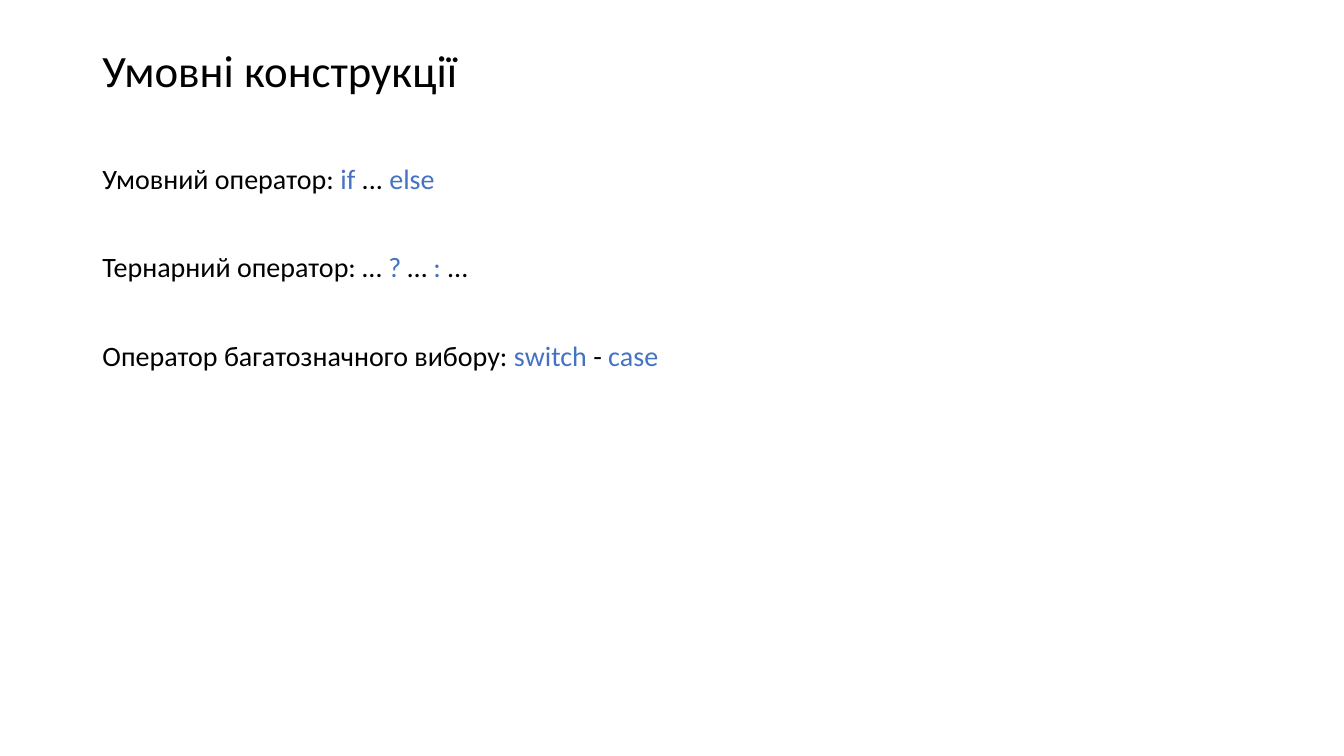
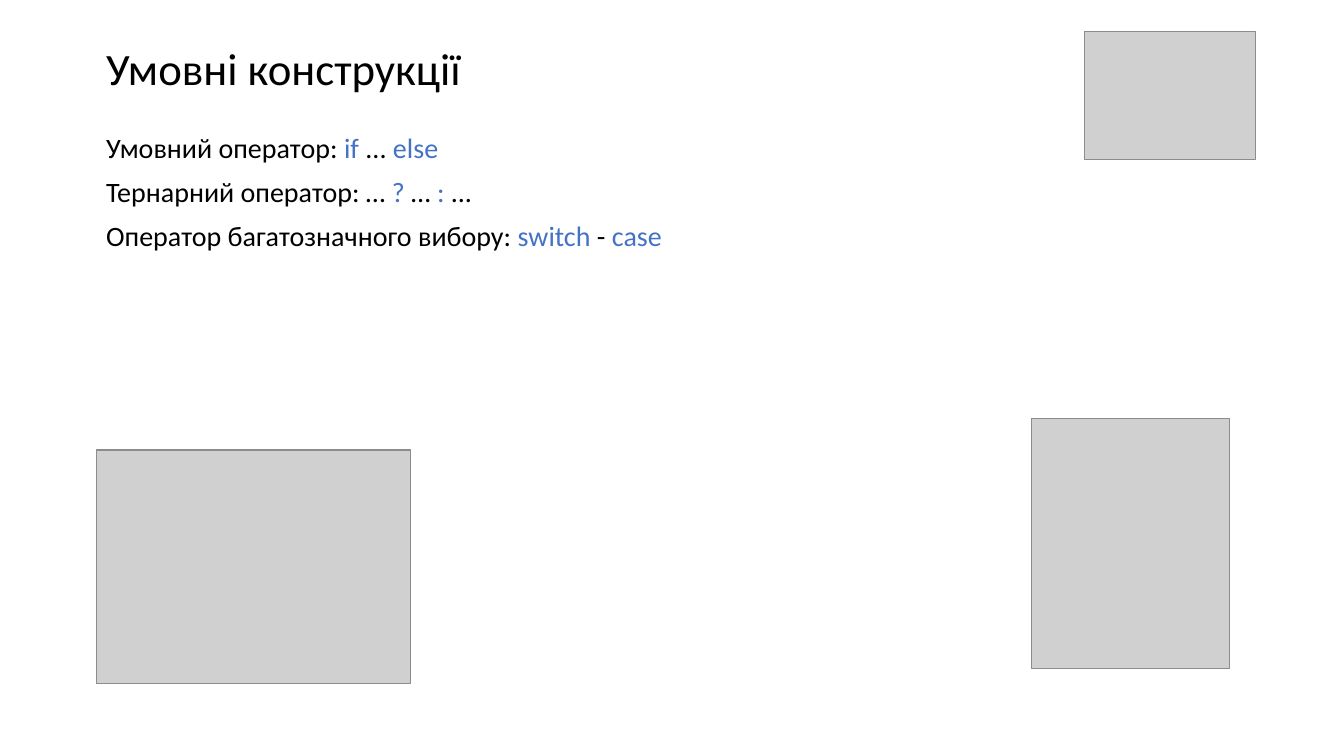
Before and after one commit to IT-Academy2020/Lesson_003_Conditions, a slide deck: slide 4 of Lesson3.pptx (slide 3 before the commit). Drawn at 1344x756 pixels with LibreOffice and Linux fonts; fonts in the diff are those of the drawing; grey boxes stand for pictures. Boxes give left, top, right and bottom in pixels: in the first picture for what was removed or moved away, otherwise in the second. Text is boxed around its words. In the diff, an @@ line names an element or a change of style, - is before the commit and + after.

```diff
--- a/Lesson3.pptx
+++ b/Lesson3.pptx
@@ title "Умовні конструкції" moved from (x1=102, y1=56, x2=457, y2=95) to (x1=106, y1=54, x2=461, y2=93) @@
@@ picture added at (x1=1085, y1=32, x2=1256, y2=160) @@
@@ text "Умовний оператор: if ... else" rewrapped from (x1=102, y1=169, x2=658, y2=371) to (x1=106, y1=138, x2=662, y2=251) @@
@@ picture added at (x1=1031, y1=419, x2=1230, y2=669) @@
@@ picture added at (x1=96, y1=450, x2=410, y2=684) @@
```
Also in this commit, not shown: 7 other slides changed, 2 slides added.
